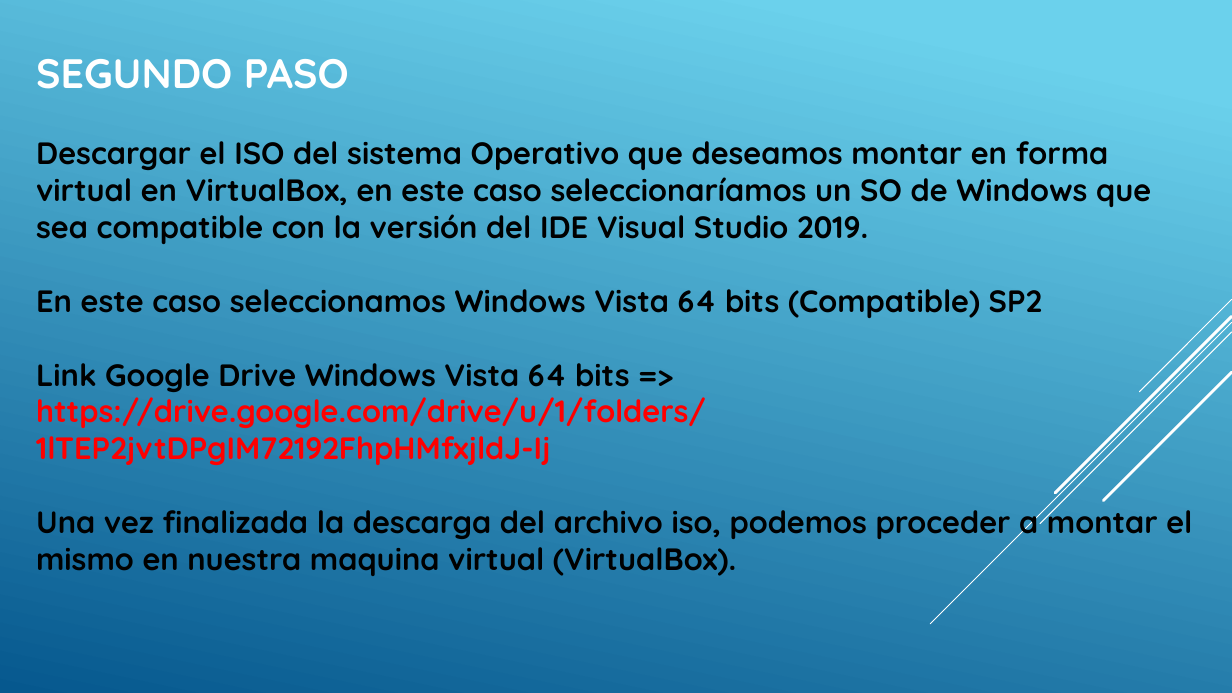
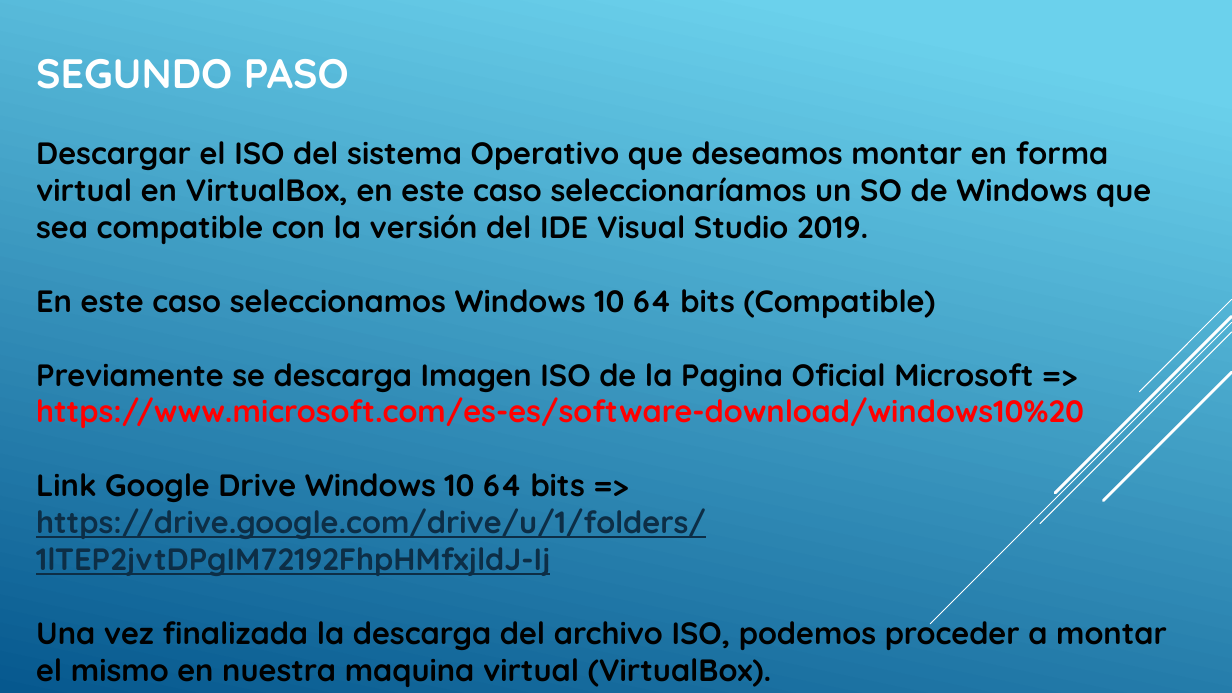
Before and after one commit to FedeConciencia/Proyecto_Final_Comedores_2021, a slide deck: slide 4 of Guia Detallada Instalacion y Ejecucion Proyecto/GUIA DETALLA CONFIGURACION PROYECTO.pptx. Drawn at 1232x693 pixels with LibreOffice and Linux fonts; fonts in the diff are those of the drawing. Boxes give left, top, right and bottom in pixels: in the first picture for what was removed or moved away, otherwise in the second. Text is boxed around its words. In the diff, an @@ line names an element or a change of style, - is before the commit and + after.

Commit message:
Se gestiona nueva Actualiacion de Guia Detallada Instalacion y Ejecucion Proyecto Maquina Virtual y archivo Readme.txt

```diff
--- a/Guia Detallada Instalacion y Ejecucion Proyecto/GUIA DETALLA CONFIGURACION PROYECTO.pptx
+++ b/Guia Detallada Instalacion y Ejecucion Proyecto/GUIA DETALLA CONFIGURACION PROYECTO.pptx
@@ text at (x1=36, y1=289, x2=1084, y2=502): text changed @@
-En este caso seleccionamos Windows Vista 64 bits (Compatible) SP2
-Link Google Drive Windows Vista 64 bits =>
+En este caso seleccionamos Windows 10 64 bits (Compatible)
+Previamente se descarga Imagen ISO de la Pagina Oficial Microsoft =>
+https://www.microsoft.com/es-es/software-download/windows10%20
+Link Google Drive Windows 10 64 bits =>
@@ text at (x1=36, y1=501, x2=706, y2=576): text colour #FF0000 to #0D2E46, underline on in "https://drive.google.com/drive/u/1/folders/1lTEP2jvtDPgIM721 ..." @@
@@ text at (x1=36, y1=612, x2=1167, y2=687): text changed @@
-Una vez finalizada la descarga del archivo iso, podemos proceder a montar el mismo en nuestra maquina virtual (VirtualBox).
+Una vez finalizada la descarga del archivo ISO, podemos proceder a montar el mismo en nuestra maquina virtual (VirtualBox).
```
Also in this commit, not shown: 5 other slides changed, 1 other file.
